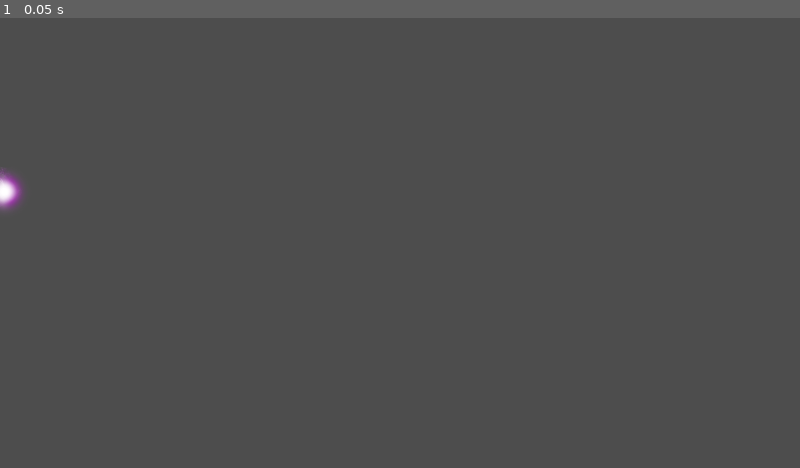
Above: before the commit, frame 1.
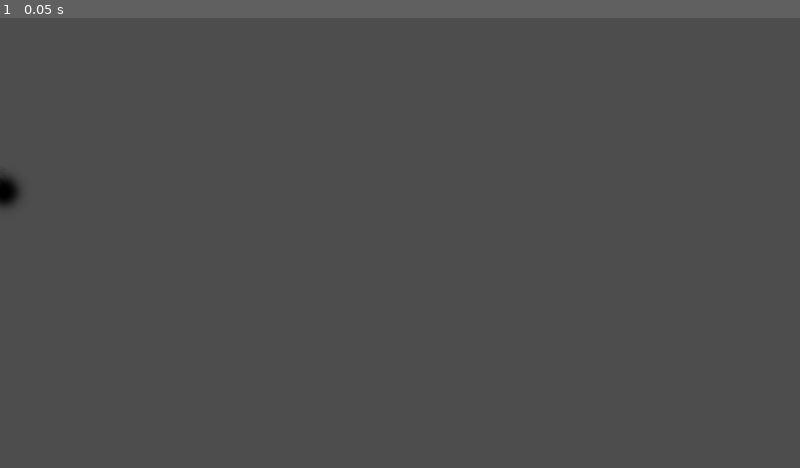
Above: after the commit, the same moment.

Repository: TrentTheBee/RougelikeGodot
Game: Godot game, scene res://scene/arrow.tscn
The game is run twice, just before and just after one commit, with the same random seed, the same clock (stepped at 60 frames per second) and the same inputs. This scene is started directly instead of the project's main scene.
Inputs:
- Up to frame 1 (0.05 s): no input

The runs differ from the first frame. In frame 1, 0.2% of the frame differs, in the area x 0-3%, y 33-44%.

Commit message:
some game polish

Diff:
--- a/Hitbox.gd
+++ b/Hitbox.gd
@@ -4,5 +4,9 @@
 
 @onready var collision_shape_2d = $CollisionShape2D
 
-func _init(is_disabled: bool) -> void:
+func _init() -> void:
+	collision_mask = 0
+	collision_layer = 1
+
+func set_disabled(is_disabled: bool) -> void:
 	collision_shape_2d.set_deferred("disabled", is_disabled)
--- a/Player.gd
+++ b/Player.gd
@@ -1,8 +1,9 @@
 extends CharacterBody2D
 
+var dead = false
 var isAttacking = false #is attacking checks if player is attacking so that other animations dont collide
 var knockback_velocity = Vector2.ZERO
-@export var health = 1000 #basic health variable
+@export var health = 100 #basic health variable
 @export var speed = 200 #this is kinda the max speed the player can get too
 @export var acceleration = 10 #how fast the player speeds up
 var current_speed = 100 #this is the speed the player starts with
@@ -11,7 +12,7 @@
 var sword = $sword # get a reference to the Area2D node sword
 
 func _on_sword_body_entered(body):
-	if body.is_in_group("Enemy"): # check if the body that entered is an enemy
+	if body.is_in_group("Enemy") and dead == false: # check if the body that entered is an enemy
 		body.health -= 50# reduce the enemy's health by 50
 		body.cpu_particles_2d.emitting = true
 		if body.health <= 0: # check if the enemy's health is 0 or less
@@ -26,36 +27,37 @@
 		body.velocity += knockback_direction * 400
 
 func _physics_process(delta):
-	if knockback_velocity.length() > 0:
+	if knockback_velocity.length() > 0 and dead == false:
 		move_and_slide()
 		knockback_velocity = knockback_velocity.linear_interpolate(Vector2.ZERO, 0.1)
 	move_and_collide(velocity)
+
 #movement script
 func _process(delta):
 	var velocity = Vector2.ZERO
-	if Input.is_action_pressed("right") and isAttacking == false: #move right play run animation and look toward the right
+	if Input.is_action_pressed("right") and isAttacking == false and dead == false: #move right play run animation and look toward the right
 		velocity.x += 1
 		$AnimatedSprite2D.play("run")
 		$AnimatedSprite2D.flip_h = false
 		$sword/CollisionShape2D.position.x = abs($sword/CollisionShape2D.position.x)
 
 
-	if Input.is_action_pressed("left") and isAttacking == false: #move left play run animation and look toward the left
+	if Input.is_action_pressed("left") and isAttacking == false and dead == false: #move left play run animation and look toward the left
 		velocity.x -= 1
 		$AnimatedSprite2D.play("run")
 		$AnimatedSprite2D.flip_h = true
 		$sword/CollisionShape2D.position.x = -abs($sword/CollisionShape2D.position.x)
 
-	if Input.is_action_pressed("down") and isAttacking == false: #move down and play run animation
+	if Input.is_action_pressed("down") and isAttacking == false and dead == false: #move down and play run animation
 		velocity.y += 1
 		$AnimatedSprite2D.play("run")
 
-	if Input.is_action_pressed("up") and isAttacking == false: #move up and play run animation
+	if Input.is_action_pressed("up") and isAttacking == false and dead == false: #move up and play run animation
 		velocity.y -= 1
 		$AnimatedSprite2D.play("run")
 
 	#makes it so as the player moves more the player moves faster
-	if velocity.length() > 0:
+	if velocity.length() > 0 and dead == false:
 		current_speed = min(current_speed + acceleration * delta, speed)
 	elif isAttacking == false:
 		$AnimatedSprite2D.play("idle")
@@ -65,7 +67,7 @@
 	position += velocity * delta
 
 	#attack script
-	if Input.is_action_just_pressed("attack"):
+	if Input.is_action_just_pressed("attack") and dead == false:
 		$AnimatedSprite2D.play("attack")
 		$sword/CollisionShape2D.disabled = false
 		isAttacking = true
@@ -78,20 +80,20 @@
 
 	#enemy script
 func _on_area_2d_body_entered(body):
-	if body.is_in_group("Enemy"):
+	if body.is_in_group("Enemy") and dead == false:
 		body.attack_timer.start()
 
 func _on_area_2d_body_exited(body):
-	if body.is_in_group("Enemy"):
+	if body.is_in_group("Enemy")and dead == false:
 		body.attack_timer.stop()
 		body.state = body.surround
 
 func _on_area_2d_2_body_entered(body):
-	if body.is_in_group("Enemy"):
+	if body.is_in_group("Enemy")and dead == false:
 		body.state = body.hit
 		await get_tree().create_timer(0.01).timeout
 		body.state = body.surround
 
 func _on_area_2d_2_body_exited(body):
-	if body.is_in_group("Enemy"):
+	if body.is_in_group("Enemy")and dead == false:
 		body.state = body.surround
--- /dev/null
+++ b/scene/arrow.gd
@@ -0,0 +1,14 @@
+extends Node2D
+
+@export var speed = 200
+@export var lifetime = 3.0
+
+var direction = Vector2.ZERO
+
+@onready var hitbox = $Hitbox
+@onready var timer = $Timer
+@onready var arcane_effect_7 = $ArcaneEffect7
+@onready var impact_detector = $ImpactDetector
+
+func _ready():
+	set_as_top_level(true)
--- a/scene/arrow.tscn
+++ b/scene/arrow.tscn
@@ -1,5 +1,6 @@
-[gd_scene load_steps=5 format=3 uid="uid://cb3ym28wvcig1"]
+[gd_scene load_steps=6 format=3 uid="uid://cb3ym28wvcig1"]
 
+[ext_resource type="Script" path="res://scene/arrow.gd" id="1_1axqt"]
 [ext_resource type="Texture2D" uid="uid://cghb24vx64xrm" path="res://Assets/Pixel Crawler - FREE - 1.8/Arcane_Effect/01/Arcane_Effect_7.png" id="1_10gh8"]
 [ext_resource type="Script" path="res://Hitbox.gd" id="2_vc1r2"]
 
@@ -10,8 +11,10 @@
 radius = 23.0
 
 [node name="fireball" type="Node2D"]
+script = ExtResource("1_1axqt")
 
 [node name="ArcaneEffect7" type="Sprite2D" parent="."]
+self_modulate = Color(0, 0, 0, 1)
 position = Vector2(-1, 270)
 rotation = -1.56847
 texture = ExtResource("1_10gh8")
@@ -26,8 +29,11 @@
 rotation = 0.343128
 shape = SubResource("CircleShape2D_d2h8j")
 
-[node name="Area2D" type="Area2D" parent="."]
+[node name="ImpactDetector" type="Area2D" parent="."]
+collision_layer = 0
 
-[node name="CollisionShape2D" type="CollisionShape2D" parent="Area2D"]
+[node name="CollisionShape2D" type="CollisionShape2D" parent="ImpactDetector"]
 position = Vector2(1, 276)
 shape = SubResource("CircleShape2D_kkhq4")
+
+[node name="Timer" type="Timer" parent="."]
--- /dev/null
+++ b/scene/character_body_2d.tscn
@@ -0,0 +1,7 @@
+[gd_scene format=3 uid="uid://dcxk3pu0cftqh"]
+
+[node name="CharacterBody2D" type="CharacterBody2D"]
+
+[node name="Timer" type="Timer" parent="."]
+
+[node name="AnimatedSprite2D" type="AnimatedSprite2D" parent="."]
--- a/scene/enemy.gd
+++ b/scene/enemy.gd
@@ -68,3 +68,11 @@
 	if $AnimatedSprite2D.animation == "death":
 		$AnimatedSprite2D.stop()
 		queue_free()
+
+
+
+func _on_body_body_entered(body):
+	if body.is_in_group("Player"):
+		body.health -= 100
+		if body.health <= 0:
+			body.dead = true
--- a/scene/enemy.tscn
+++ b/scene/enemy.tscn
@@ -166,4 +166,5 @@
 anim_speed_max = 24.57
 
 [connection signal="timeout" from="AttackTimer" to="." method="_on_attack_timer_timeout"]
+[connection signal="body_entered" from="Body" to="." method="_on_body_body_entered"]
 [connection signal="animation_finished" from="AnimatedSprite2D" to="." method="_on_animated_sprite_2d_animation_finished"]
--- a/scene/enemy_2.gd
+++ b/scene/enemy_2.gd
@@ -41,6 +41,8 @@
 			move(player.global_position, delta)
 			$AnimatedSprite2D.play("run")
 			print("hit")
+
+
 	if velocity.x < 0:
 		$AnimatedSprite2D.flip_h = true
 	else:
--- a/scene/player.tscn
+++ b/scene/player.tscn
@@ -222,7 +222,7 @@
 radius = 8.0
 height = 28.0
 
-[node name="Player" type="CharacterBody2D"]
+[node name="Player" type="CharacterBody2D" groups=["Player"]]
 script = ExtResource("1_1hmqy")
 
 [node name="CollisionShape2D" type="CollisionShape2D" parent="."]
